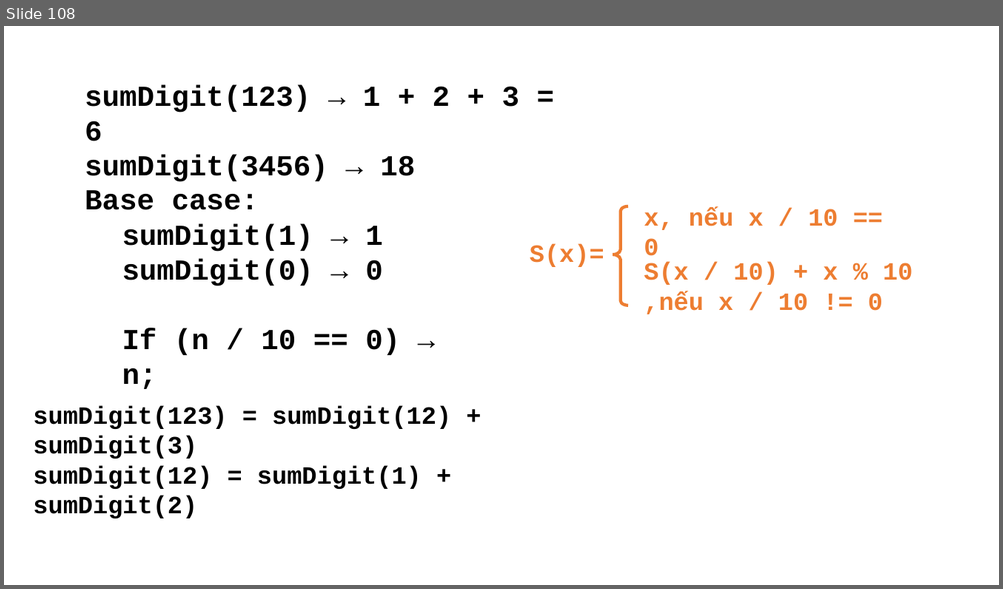
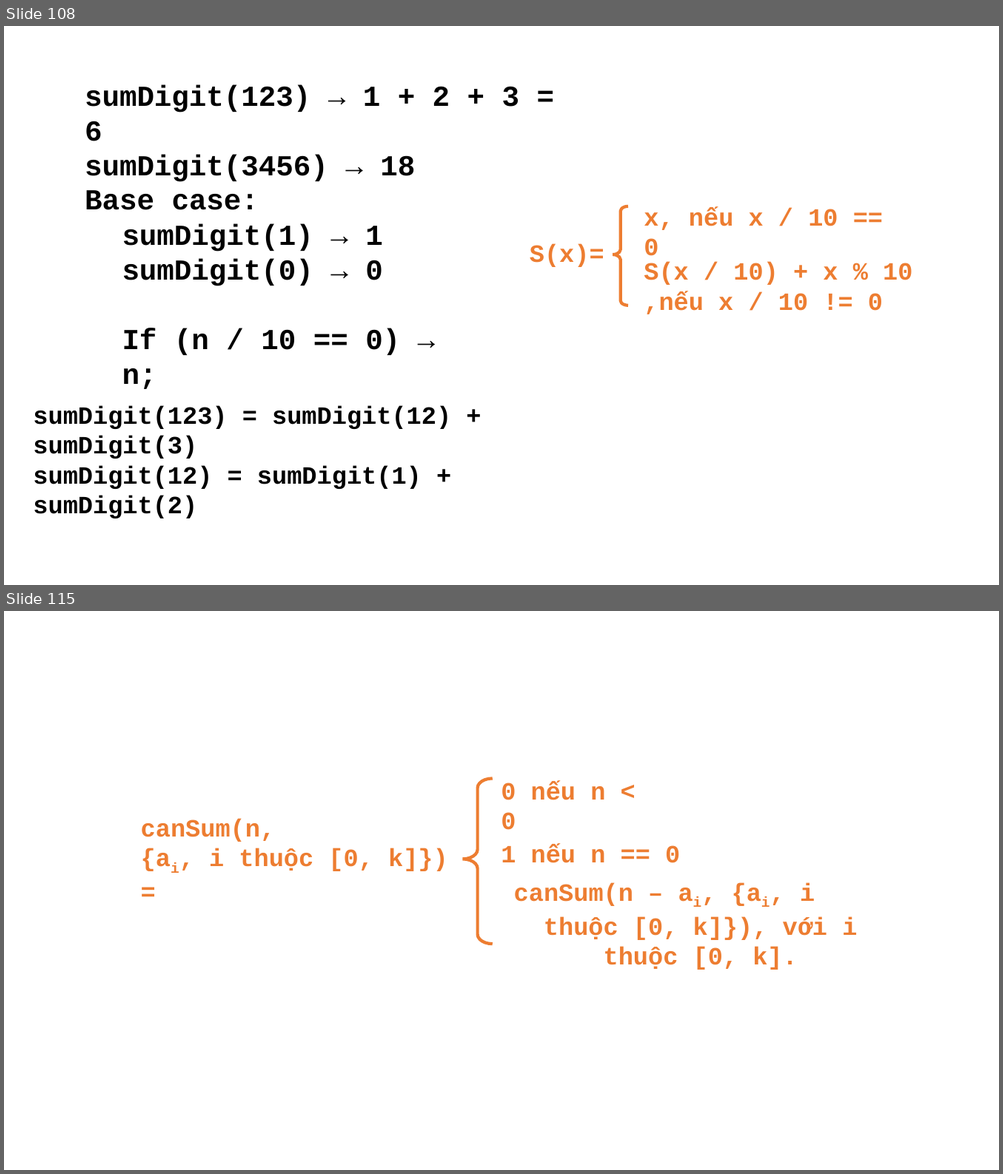
Before and after one commit to lovinh/Programming-Techniques, a slide deck: Presentations/Recusion.pptx. Shown one above the other, each under a label of ours: slide 108 before the commit, slides 108 and 115 after it; the slides between them are not shown. The pictures are 1003x589 and 1003x1174 pixels, drawn with LibreOffice and Linux fonts; fonts in the diff are those of the drawing. Boxes give left, top, right and bottom in pixels: in the first picture for what was removed or moved away, otherwise in the second. Text is boxed around its words. In the diff, an @@ line names an element or a change of style, - is before the commit and + after.

```diff
--- a/Presentations/Recusion.pptx
+++ b/Presentations/Recusion.pptx
@@ slide 115 added at (x1=4, y1=611, x2=999, y2=1170), background #FFFFFF @@
@@ group added at (x1=141, y1=779, x2=856, y2=970): 4 texts, 1 left brace @@
+canSum(n,
+{ai, i thuộc [0, k]}) =
+0 nếu n < 0
+canSum(n – ai, {ai, i thuộc [0, k]}), với i thuộc [0, k].
+1 nếu n == 0
```
Also in this commit, not shown: 8 other slides added, 21 other files.
